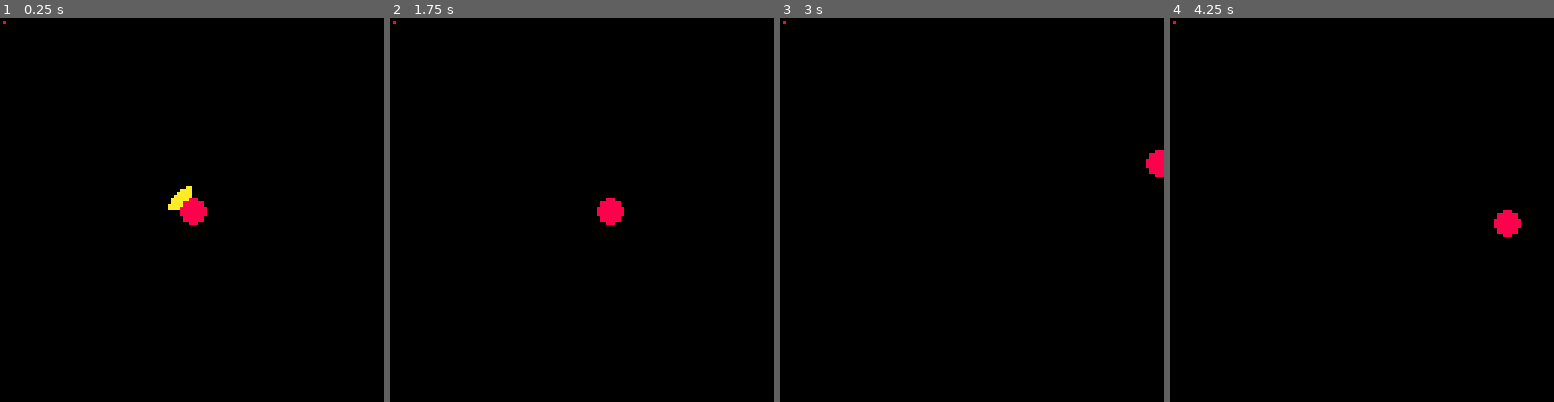
Above: before the commit, frames 1-4 (left to right).
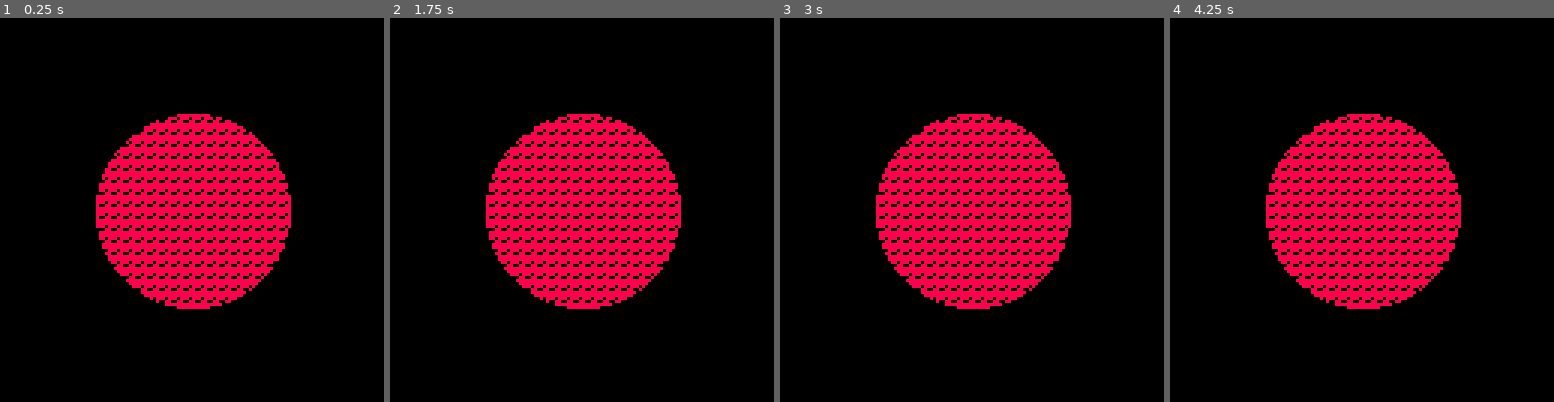
Above: after the commit, the same moments.

Repository: egordorichev/pemsa
Game: PICO-8 cartridge carts/test.p8
Two runs of this game, one before a commit and one after it. Both use one fixed random seed, a clock stepped at 60 frames per second and the inputs below.
Inputs:
- Up to frame 1 (0.25 s): no input
- Up to frame 2 (1.75 s): hold Right from 1.6 s (still down)
- Up to frame 3 (3 s): release Right at 2.1 s; hold Up 2.15-2.42 s; hold Right from 2.47 s (still down)
- Up to frame 4 (4.25 s): release Right at 3.03 s; hold Left 3.08-3.58 s; hold Down 3.63-3.97 s; hold Right from 4.02 s (still down)

The runs differ from the first frame. In frame 1, 16% of the frame differs, in the area x 0-76%, y 0-76%; in frame 2, 16%; in frame 3, 17%; in frame 4, 17%, in the area x 0-92%, y 0-76%.

Commit message:
Fillp() implemented

Diff:
--- a/carts/test.p8
+++ b/carts/test.p8
@@ -1,36 +1,10 @@
 pico-8 cartridge // http://www.pico-8.com
 version 18
 __lua__
-local x, y = 64, 64
-palt(0, false)
-palt(14, true)
-
-function _update60()
-	if btn(0) then
-		x = x - 1
-	end
-
-	if btn(1) then
-    x = x + 1
-  end
-
-	if btn(2) then
-    y = y - 1
-  end
-
-	if btn(3) then
-    y = y + 1
-  end
-end
-
 function _draw()
 	cls()
-	clip(0, 0, 64, 64)
-	circfill(x, y, 8, 10)
-	color(8)
-	clip()
-	pset(1, 1)
-	circfill(x, y, 4)
+	fillp(256 + 64 + 32)
+	circfill(64, 64, 32, 8)
 end
 __gfx__
 33333333eeeeeeeeeeeeeeeeeeeeeeee0000000000000000e110000e000000000000000000000000eeeeeee00eeeeeee0115024511eeeeeeeeeeeeeeeeeeeeee
Not shown, changed: include/pemsa/memory/pemsa_draw_state_module.hpp
Not shown, changed: src/pemsa/graphics/pemsa_graphics_api.cpp
Not shown, changed: src/pemsa/memory/pemsa_draw_state_api.cpp
Not shown, changed: src/pemsa/memory/pemsa_draw_state_module.cpp
Not shown, changed: todo.md
